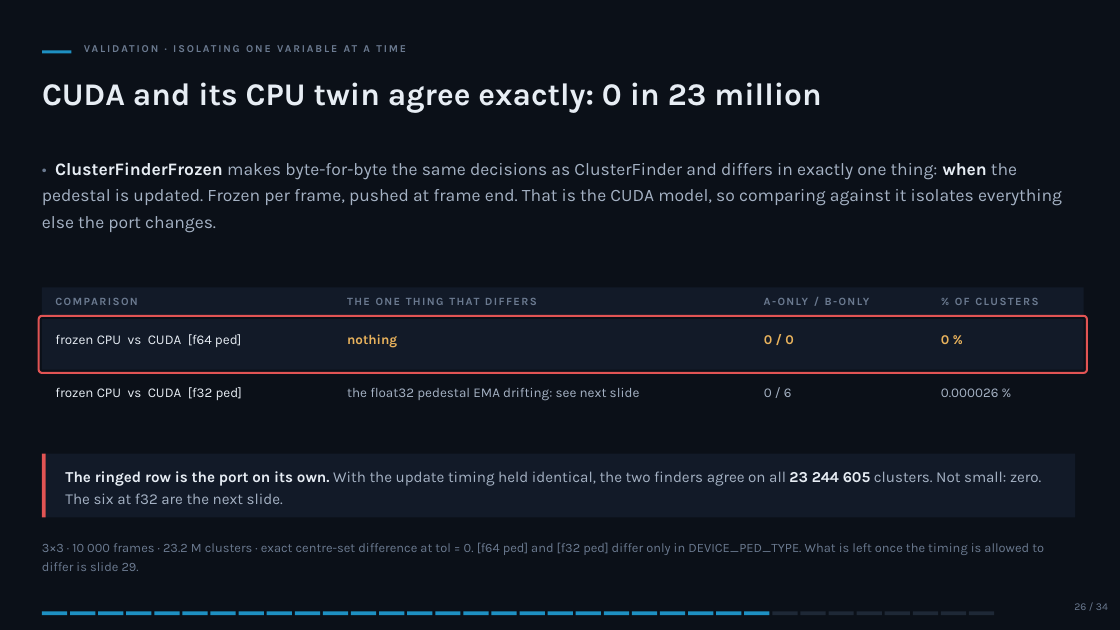
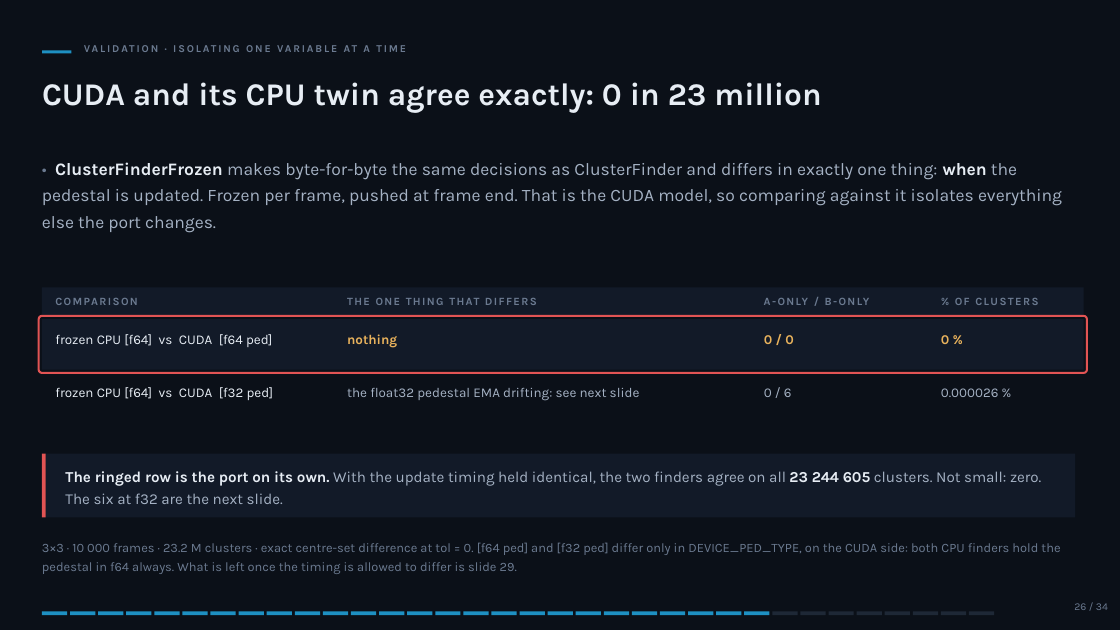
Before and after one commit to slsdetectorgroup/aare, a slide deck: slide 32 of docs/cf_cuda_performance.pptx. Drawn at 1120x630 pixels with LibreOffice and Linux fonts; fonts in the diff are those of the drawing. Boxes give left, top, right and bottom in pixels: in the first picture for what was removed or moved away, otherwise in the second. Text is boxed around its words. In the diff, an @@ line names an element or a change of style, - is before the commit and + after.

```diff
--- a/docs/cf_cuda_performance.pptx
+++ b/docs/cf_cuda_performance.pptx
@@ text at (x1=55, y1=334, x2=273, y2=347): text changed @@
-frozen CPU vs CUDA [f64 ped]
+frozen CPU [f64] vs CUDA [f64 ped]
@@ text at (x1=55, y1=387, x2=274, y2=400): text changed @@
-frozen CPU vs CUDA [f32 ped]
+frozen CPU [f64] vs CUDA [f32 ped]
@@ text at (x1=42, y1=542, x2=1060, y2=571): text changed @@
-3×3 · 10 000 frames · 23.2 M clusters · exact centre-set difference at tol = 0. [f64 ped] and [f32 ped] differ only in DEVICE_PED_TYPE. What is left once the timing is allowed to differ is slide 29.
+3×3 · 10 000 frames · 23.2 M clusters · exact centre-set difference at tol = 0. [f64 ped] and [f32 ped] differ only in DEVICE_PED_TYPE, on the CUDA side: both CPU finders hold the pedestal in f64 always. What is left once the timing is allowed to differ is slide 29.
```
Also in this commit, not shown: 3 other slides changed, 2 other files.
